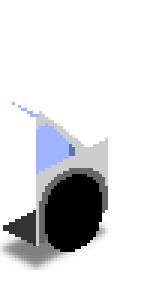
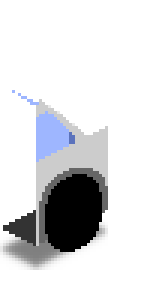
Two versions of the same layered image (144x288). Layer-by-layer changes:
renamed "Roof copy #1" to "Roof", painted on it over [12, 90, 39, 114]
painted on "Beam" over [36, 99, 87, 153]
painted on "Glass" over [12, 90, 75, 174]
painted on "Cover" over [51, 108, 105, 150]
painted on "Side" over [36, 126, 108, 174]
painted on "Front" over [69, 123, 108, 138]
